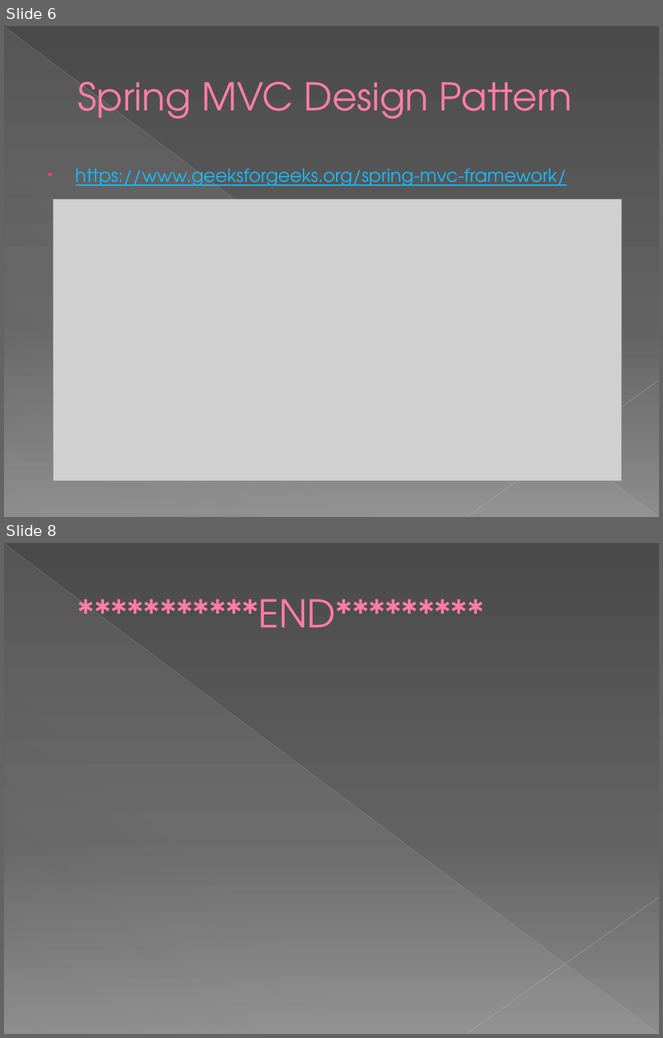
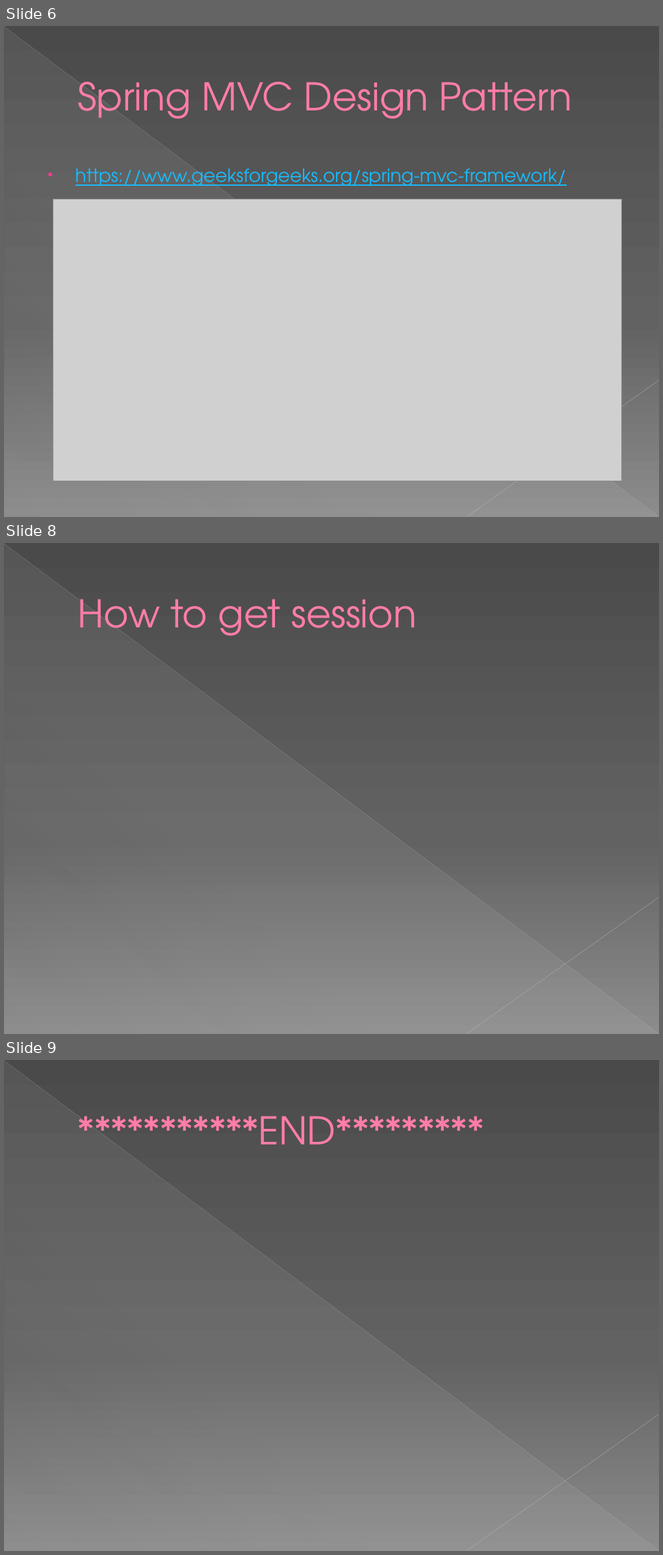
Before and after one commit to theavi/relocation_buddy, a slide deck: rlb.pptx. Shown one above the other, each under a label of ours: slides 6 and 8 before the commit, slides 6, 8 and 9 after it; the slides between them are not shown. The pictures are 663x1038 and 663x1555 pixels, drawn with LibreOffice and Linux fonts; fonts in the diff are those of the drawing; grey boxes stand for pictures. Boxes give left, top, right and bottom in pixels: in the first picture for what was removed or moved away, otherwise in the second. Text is boxed around its words. In the diff, an @@ line names an element or a change of style, - is before the commit and + after.

```diff
--- a/rlb.pptx
+++ b/rlb.pptx
@@ slide 8 added at (4, 543, 659, 1034), background gradient #4A4A4A to #626262 to #8C8C8C; not listed: 3 template elements that a slide beside it also shows @@
@@ title added at (78, 599, 417, 636), 42 pt, text #FF7DA7 @@
+How to get session
@@ what was slide 8 is now slide 9 @@
```
Also in this commit, not shown: 1 slide changed, 1 other file.
